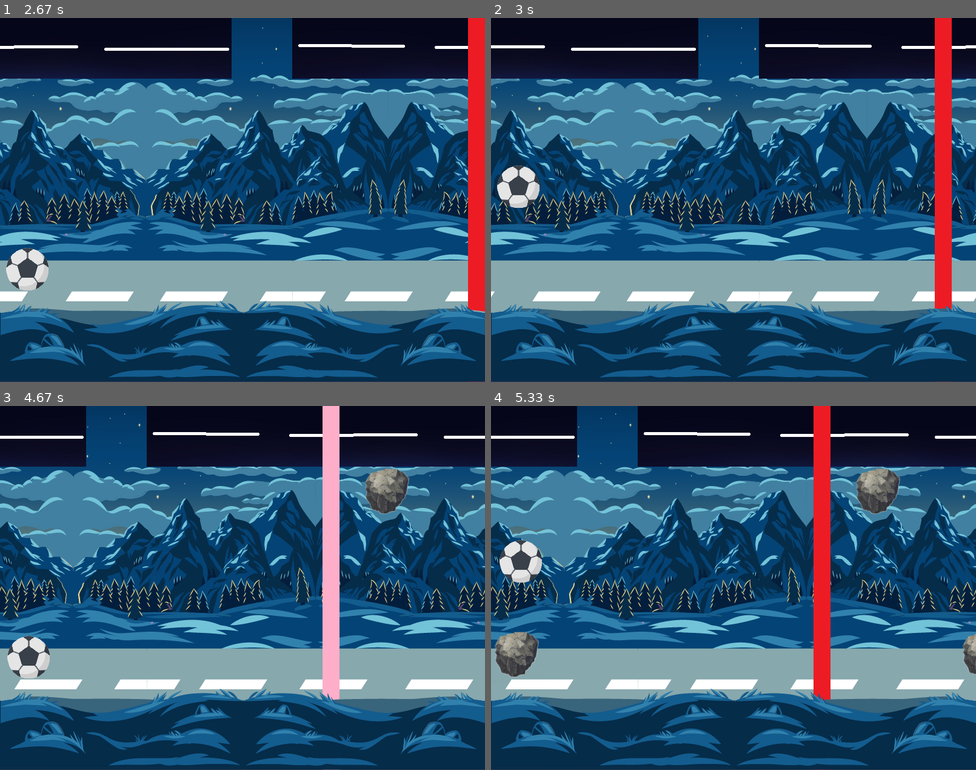
Above: before the commit, frames 1-4 (two rows, left to right).
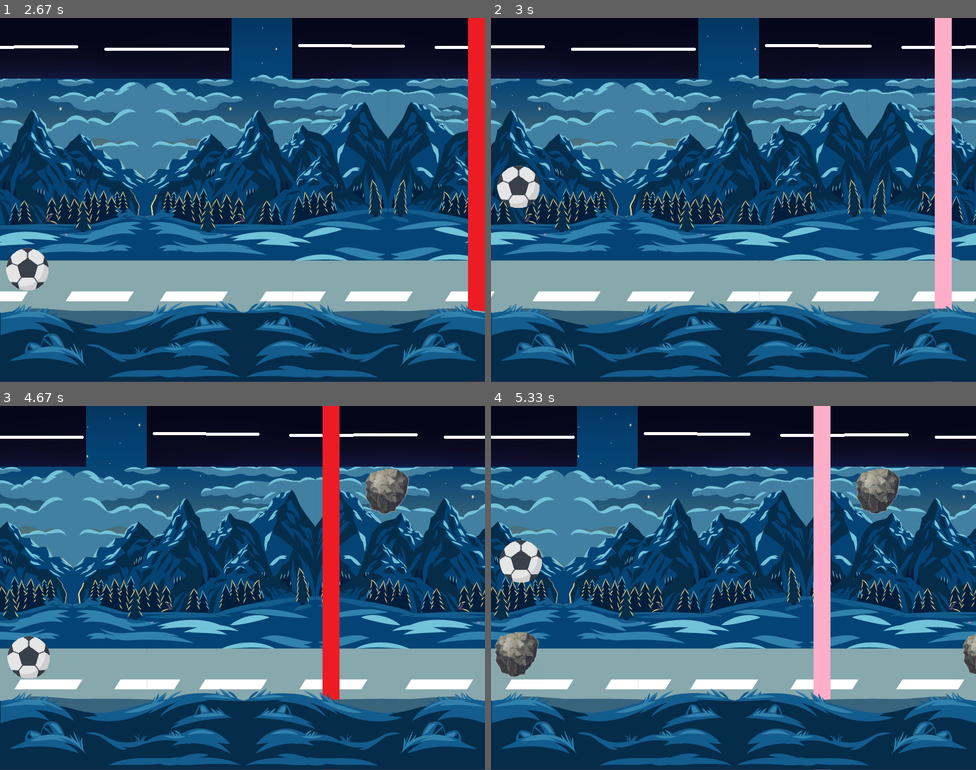
Above: after the commit, the same moments.

Repository: JulianH99/pygame2017
Game: pygame game, started from Mundo/pruebas.py
The game is run twice, just before and just after one commit, with the same random seed, the same clock (stepped at 60 frames per second) and the same inputs.
Inputs:
- Up to frame 1 (2.67 s): hold Right 0.33-0.8 s; hold Up 0.83-1.13 s; hold Right 1.17-1.63 s; hold Left 1.67-2.2 s; hold Left 2.23-2.63 s
- Up to frame 2 (3 s): hold Up from 2.67 s (still down)
- Up to frame 3 (4.67 s): release Up at 3.03 s; hold Right 3.07-3.7 s; hold Left 3.73-4.2 s; hold Right from 4.23 s (still down)
- Up to frame 4 (5.33 s): release Right at 4.7 s; hold Up 4.73-5.03 s; hold Right from 5.07 s (still down)

Frame 1 is identical in both runs. In frame 2, 2.8% of the frame differs, in the area x 91-95%, y 0-100%; in frame 3, 2.8%, in the area x 66-70%, y 0-100%; in frame 4, 2.8%.

Commit message:
Mejora Laser y colision
+ Se comprueba funcionamiento de colisiones y valor de daño de los obstaculo, se hace enfasis en el laser el caul solo hace daño cuando esta activo
+ velocidad de parpadeo mejorada

Diff:
--- a/Mundo/Escenario.py
+++ b/Mundo/Escenario.py
@@ -5,7 +5,7 @@
 from random import randint
 from Obstaculo import *
 from Laser import *
-from PIL import Image, ImageChops, ImageEnhance, ImageOps
+
 
 
 
@@ -173,10 +173,10 @@
 
         for obstaculo in self.obstaculos:
             if type(obstaculo) is Laser:
-                if self.tiempo%3 == 0:
+                if self.tiempo%15 == 0:
                     obstaculo.activar(True)
 
-                elif self.tiempo%4 == 0:
+                elif self.tiempo%3 == 0:
                     obstaculo.activar(False)
 
             obstaculo.mover(self.velocidad*self.dirVel)
@@ -199,12 +199,13 @@
             i=rect.collidelist(self.obstaculos)
             if type(self.obstaculos[i]) is Laser:
                 if self.obstaculos[i].activo:
-                    return self.obstaculos[i].getValorDanio
+                    return self.obstaculos[i].getValorDanio()
                 else:
                     return 0
 
             else:
-                return self.obstaculos[i].getValorDanio
+                return self.obstaculos[i].getValorDanio()
+
         return 0
 
     # dibujar fondo infinito
--- a/Mundo/Laser.py
+++ b/Mundo/Laser.py
@@ -19,6 +19,6 @@
     def activar(self, estado):
         self.activo = estado
         if self.activo:
+            self.imagen = image.load(self.ruta1)
+        else:
             self.imagen = image.load(self.ruta2)
-        else:
-            self.imagen = image.load(self.ruta1)
--- a/Mundo/Obstaculo.py
+++ b/Mundo/Obstaculo.py
@@ -24,4 +24,4 @@
 
     # obtenemos el valor de año del obstaculo
     def getValorDanio(self):
-        return self.valorDanio
+        return int(self.valorDanio)
